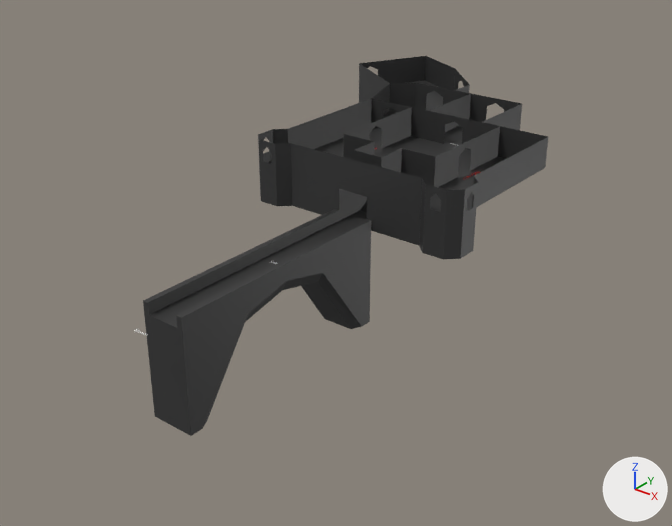
One commit to the Blender file Assets/Models/ShaderCastle/Entrance.blend: the scene before it, then after it.
One viewpoint serves both versions: a camera (50 mm lens) standing at (45.7, -49.4, 29.6) and looking at (-2.1, 10.2, -7.4). Lighting does not change. The marker at lower right points along +X, +Y and +Z. The older version comes first.

Objects in the first picture: 'Floor -1 -col', 'Floor 0 -col'.
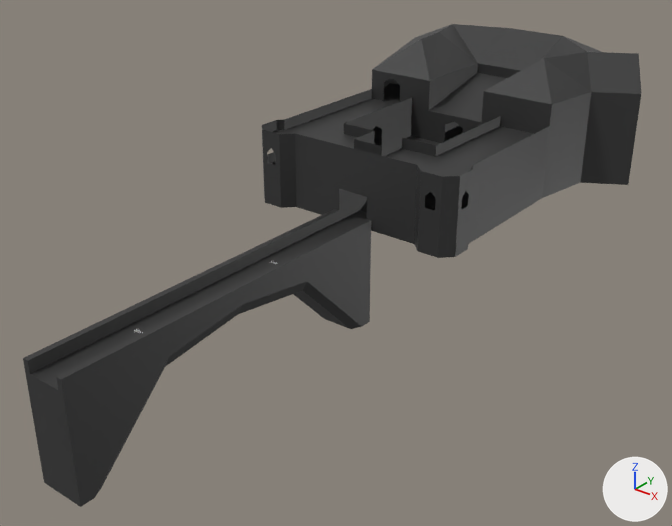
Changed parts and their boxes (x1, y1, x2, y2) in the pictures (672 x 526 px; the box of a moved part takes in the faces that stretch with it):
'Floor -1 -col', reshaped
    before: (143, 89, 476, 436)
    after: (23, 153, 632, 507)
'Floor 0 -col', reshaped
    before: (258, 56, 548, 225)
    after: (262, 80, 637, 224)
'Floor +1 -col', added
    after: (262, 63, 641, 189)
'Roof -col', added
    after: (372, 24, 641, 104)
part 1 of me_plane_011, moved or reshaped
    before: (359, 56, 548, 225)
    after: (367, 80, 637, 224)
part 2 of me_plane_011, moved or reshaped
    before: (258, 98, 382, 189)
    after: (262, 128, 382, 189)

What the commit changed:
me_plane_011 is used by ob_floor_0__col; location (0.0, 0.0, 0.0).
me_plane_011 had 285 vertices, 206 faces, 3 loose edges and spanned x -20.0..11.0, y 9.0..45.0, z 0.0..3.0.
me_plane_011 now has 319 vertices, 224 faces, 1 loose edge and spans x -15.0..14.9, y 9.0..49.0, z 0.0..3.0.
me_plane_011 part 1: 44 vertices moved from x -20.0..11.0, y 9.0..37.4, z 0.0..3.0 to x -15.0..10.5, y 10.0..41.0, z 0.0..3.0; 66 vertices removed from x -20.0..11.0, y 9.0..45.0, z 0.0..3.0; 100 vertices added at x -15.0..14.9, y 9.0..49.0, z 0.0..3.0.
me_plane_011 part 2: 20 vertices moved from x -11.0..-10.0, y 9.0..13.0, z 0.0..3.0 to x -10.5..-10.0, y 10.0..12.5, z 0.0..3.0; 14 vertices removed from x -11.0..-7.0, y 9.0..11.5, z 0.0..3.0; 14 vertices added at x -10.5..-6.5, y 9.0..11.5, z 0.0..3.0.
me_plane_001 is used by ob_floor__1__col; location (0.0, 0.0, -3.0).
me_plane_001 had 130 vertices, 106 faces and spanned x -20.0..11.0, y -12.0..37.0, z -9.0..3.0.
me_plane_001 now has 150 vertices, 115 faces and spans x -15.0..14.9, y -22.0..49.0, z -9.0..3.0.
Part 3, on me_plane_001:
10 vertices are removed from x -20.0..10.0, y 13.0..37.0, z 0.0..3.0.
10 faces are deleted.
24 vertices in x -2.0..2.0, y -12.0..-9.8, z -9.0..1.0 move by (0.0, -10.0, 0.0).
12 vertices in x -2.0..2.0, y -1.0, z -1.5..1.0 move by (0.0, -5.0, 0.0).
12 vertices in x -2.0..2.0, y -5.4, z -2.5..1.0 move by (0.0, -8.0, 0.0).
12 vertices in x -2.0..2.0, y 3.4, z -2.5..1.0 move by (0.0, -2.0, 0.0).
10 vertices in x 7.0..11.0, y 9.0..12.0, z 0.0..3.0 move by (-0.5, 0.0, 0.0).
10 vertices in x -11.0..-7.0, y 9.0..12.0, z 0.0..3.0 move by (0.5, 0.0, 0.0).
2 vertices move from x -10.0, y 13.0, z 0.0..3.0 to x -10.0, y 12.5, z 0.0..3.0.
15 vertices are added at x -15.0..14.9, y 12.5..49.0, z 0.0.
15 new vertices lie (0.0, 0.0, 3.0) away from vertices in x -15.0..14.9, y 12.5..49.0, z 0.0.
19 new faces join them.
Mesh me_plane_003 is new.
It has 29 vertices, 21 faces, 6 loose edges and spans x -15.0..14.9, y 26.0..49.0, z 6.0..8.9.
It uses material mat_333333 (dark grey #333333).
Mesh me_plane_002 is new.
It has 137 vertices, 89 faces, 4 loose edges and spans x -15.0..14.9, y 9.0..49.0, z 3.0..6.0.
It uses material mat_333333 (dark grey #333333).
Object 'Roof -col' (ob_roof__col) is new; it shows me_plane_003.
Its location is (0.0, 0.0, 0.0).
Object 'Floor +1 -col' (ob_floor__1__col_1) is new; it shows me_plane_002.
Its location is (0.0, 0.0, 0.0).
